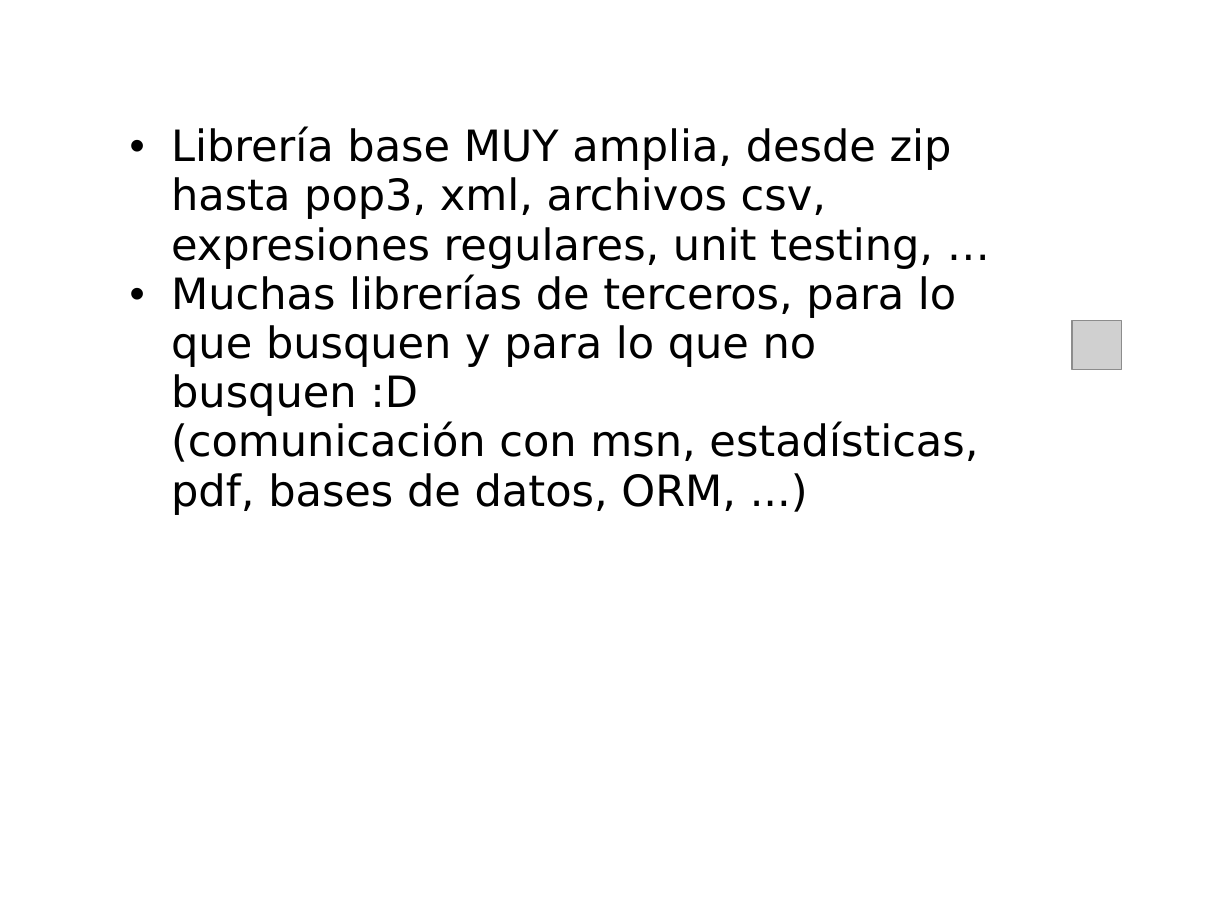
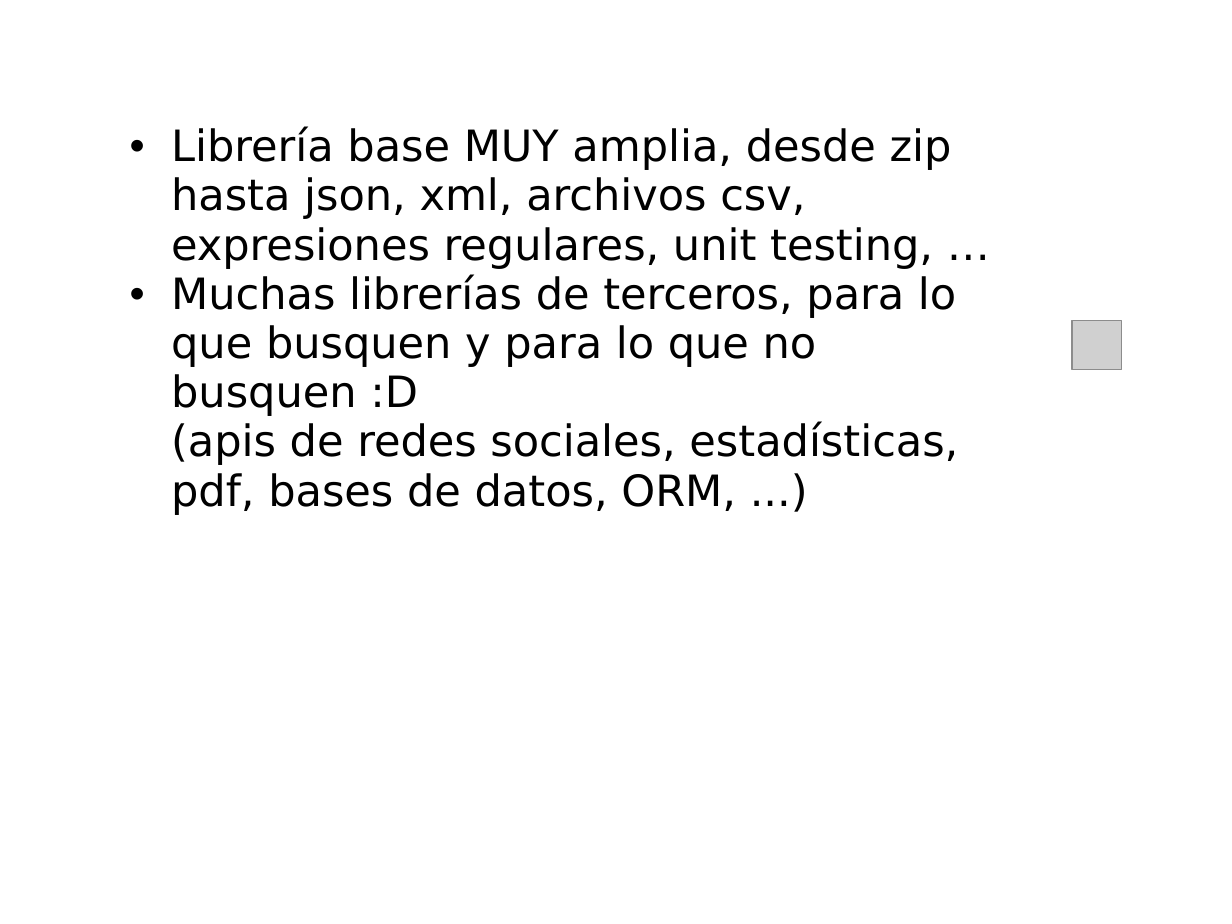
Before and after one commit to fisadev/talks, a slide deck: slide 11 of intro-python/intro-python.odp. Drawn at 1232x924 pixels with LibreOffice and Linux fonts; fonts in the diff are those of the drawing; grey boxes stand for pictures; background and template pictures are left out. Boxes give left, top, right and bottom in pixels: in the first picture for what was removed or moved away, otherwise in the second. Text is boxed around its words. In the diff, an @@ line names an element or a change of style, - is before the commit and + after.

```diff
--- a/intro-python/intro-python.odp
+++ b/intro-python/intro-python.odp
@@ subtitle at (171, 127, 958, 515): text changed @@
-  • Librería base MUY amplia, desde zip hasta pop3, xml, archivos csv, expresiones regulares, unit testing, …
-  • Muchas librerías de terceros, para lo que busquen y para lo que no busquen :D
-    (comunicación con msn, estadísticas, pdf, bases de datos, ORM, ...)
+  • Librería base MUY amplia, desde zip hasta json, xml, archivos csv, expresiones regulares, unit testing, …
+  • Muchas librerías de terceros, para lo que busquen y para lo que no busquen :D
+    (apis de redes sociales, estadísticas, pdf, bases de datos, ORM, ...)
```
Also in this commit, not shown: 6 other slides changed, 1 slide added, 1 other file.
